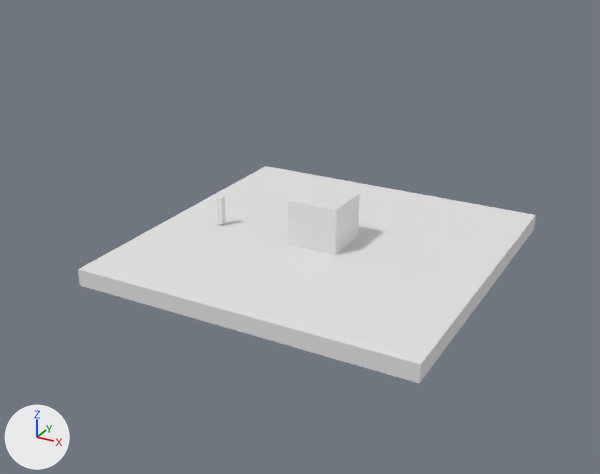
Before and after pictures for a commit that changed the Blender file blend-files/9.blend.
The view is the same before and after, from a 50 mm lens placed at (20.5, -40.2, 20.0), pointed at (-1.4, -0.4, 0.1). The axes (+X, +Y, +Z) are drawn at lower left. The lights are the same throughout.

Script lines for the objects in view, before the commit:
```python
me_cube_014 = bpy.data.meshes.new('Cube.014')
me_cube_014.from_pydata(...)  # a box spanning x -0.5..0.5, y -0.5..0.5, z -0.5..0.5
me_cube_016 = bpy.data.meshes.new('Cube.016')
me_cube_016.from_pydata(...)  # a box spanning x -0.5..0.5, y -0.5..0.5, z -0.5..0.5
ob_content9 = bpy.data.objects.new('Content9', me_cube_016)
ob_content9.location = (0.0, 0.0, 1.2)
ob_content9.scale = (3.08, 3.08, 3.08)
ob_cube = bpy.data.objects.new('Cube', me_cube_014)
ob_cube.location = (0.0, 0.0, -0.5)
ob_cube.scale = (20.0, 20.0, 1.0)
```
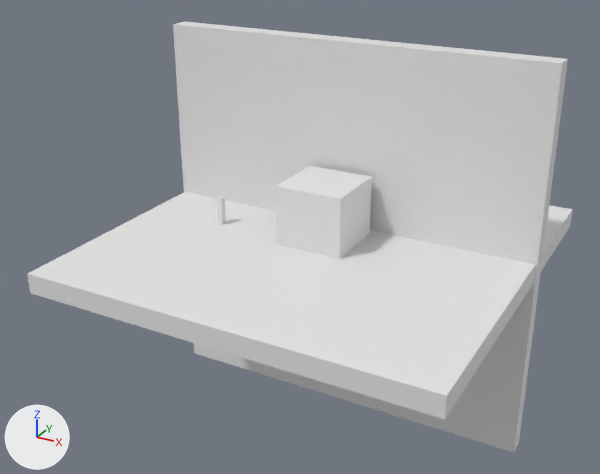
Patch to the scene script:
```diff
--- a/blend-files/9.blend.py
+++ b/blend-files/9.blend.py
@@ ob_content9 @@
 ob_content9 = bpy.data.objects.new('Content9', me_cube_016)
-ob_content9.location = (0.0, 0.0, 1.2)
-ob_content9.scale = (3.08, 3.08, 3.08)
+ob_content9.location = (0.0, 0.0, 1.64)
+ob_content9.scale = (4.1, 4.1, 4.1)
@@ ob_cube @@
 ob_cube.location = (0.0, 0.0, -0.5)
-ob_cube.scale = (20.0, 20.0, 1.0)
+ob_cube.scale = (23.8, 23.8, 1.19)
@@ ob_cube_002 @@
+ob_cube_002 = bpy.data.objects.new('Cube.002', me_cube_014.copy())  # the mesh of ob_cube
+ob_cube_002.location = (0.0, 3.1, -0.73)
+ob_cube_002.rotation_euler = (1.577, 0.0, 0.0)  # degrees (90, 0, 0)
+ob_cube_002.scale = (24.0, 24.0, 1.2)
```

Changed parts and their boxes [x1, y1, x2, y2] in the pictures (600 x 474 px):
'Cube.002', added
    after: [173, 21, 568, 452]
'Cube', rescaled
    before: [78, 166, 536, 383]
    after: [27, 192, 573, 419]
'Content9', moved, rescaled (33% wider, 32% taller)
    before: [288, 185, 360, 255]
    after: [276, 166, 372, 259]
